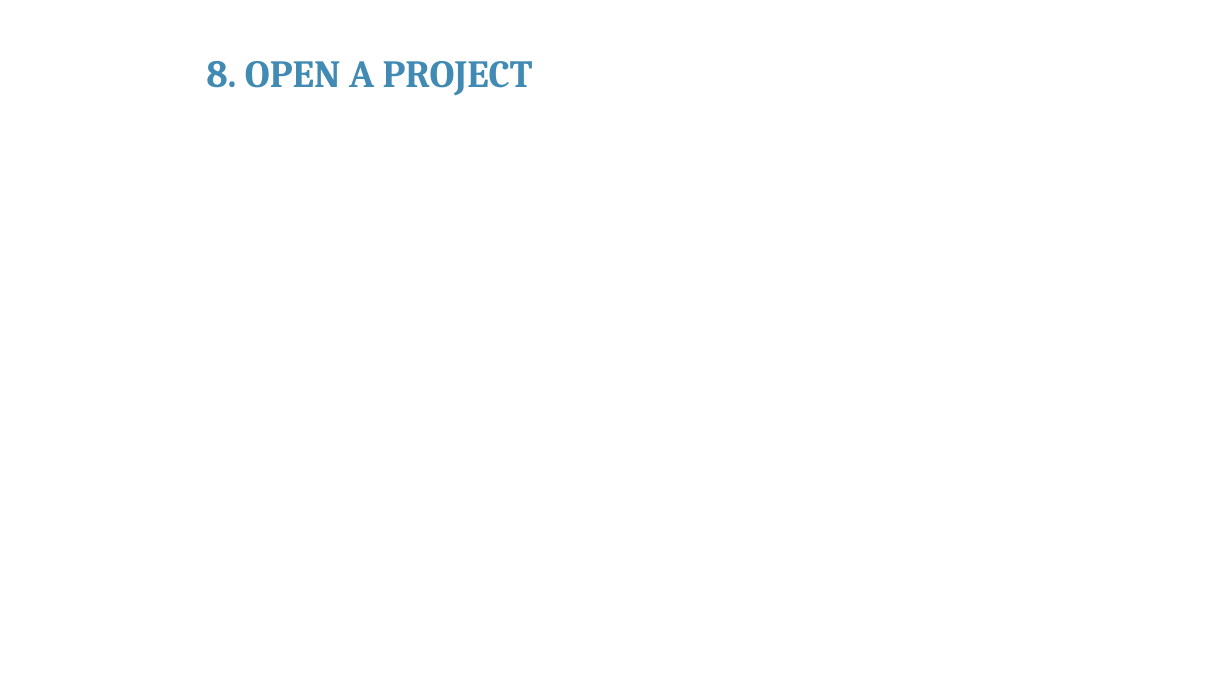
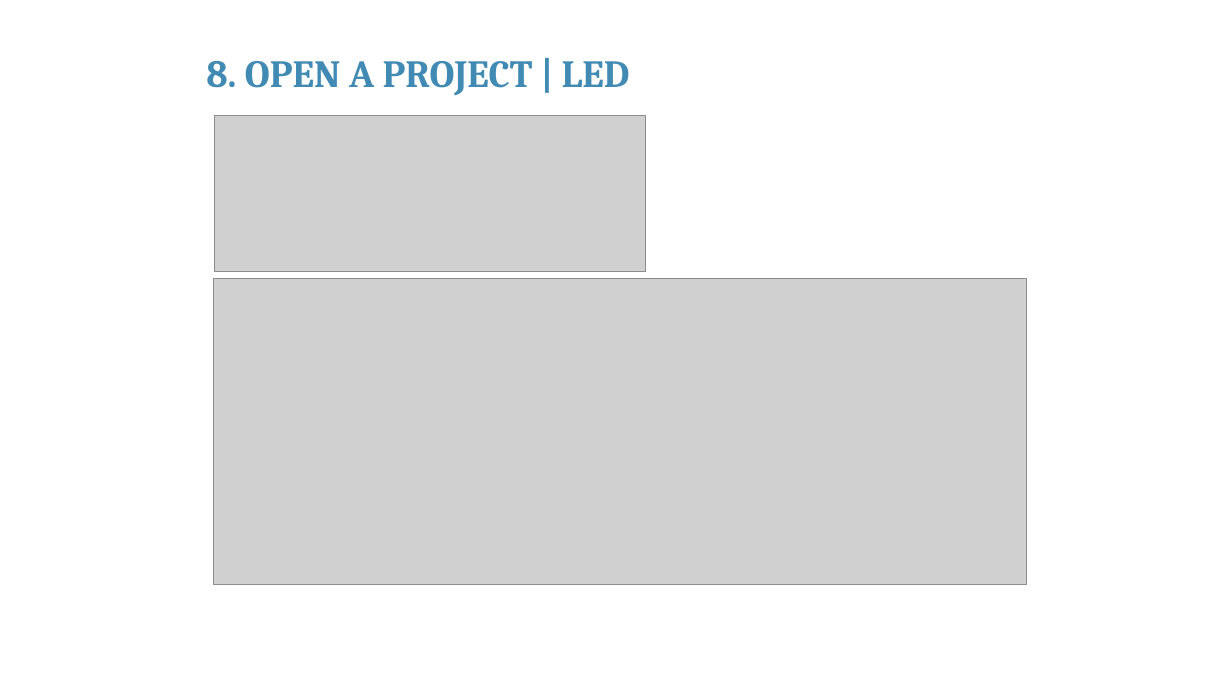
Before and after one commit to franckalbinet/iot-nbtc-itu, a slide deck: slide 25 of presentations/session-3-building-iot-products-programming-aspects.pptx. Drawn at 1232x693 pixels with LibreOffice and Linux fonts; fonts in the diff are those of the drawing; grey boxes stand for pictures; background and template pictures are left out. Boxes give left, top, right and bottom in pixels: in the first picture for what was removed or moved away, otherwise in the second. Text is boxed around its words. In the diff, an @@ line names an element or a change of style, - is before the commit and + after.

```diff
--- a/presentations/session-3-building-iot-products-programming-aspects.pptx
+++ b/presentations/session-3-building-iot-products-programming-aspects.pptx
@@ text at [206, 61, 630, 95]: text changed @@
-8. OPEN A PROJECT
+8. OPEN A PROJECT | LED
@@ picture added at [214, 116, 646, 272] @@
@@ picture added at [213, 279, 1027, 585] @@
```
Also in this commit, not shown: 1 other slide changed, 4 slides added, 1 other file.
